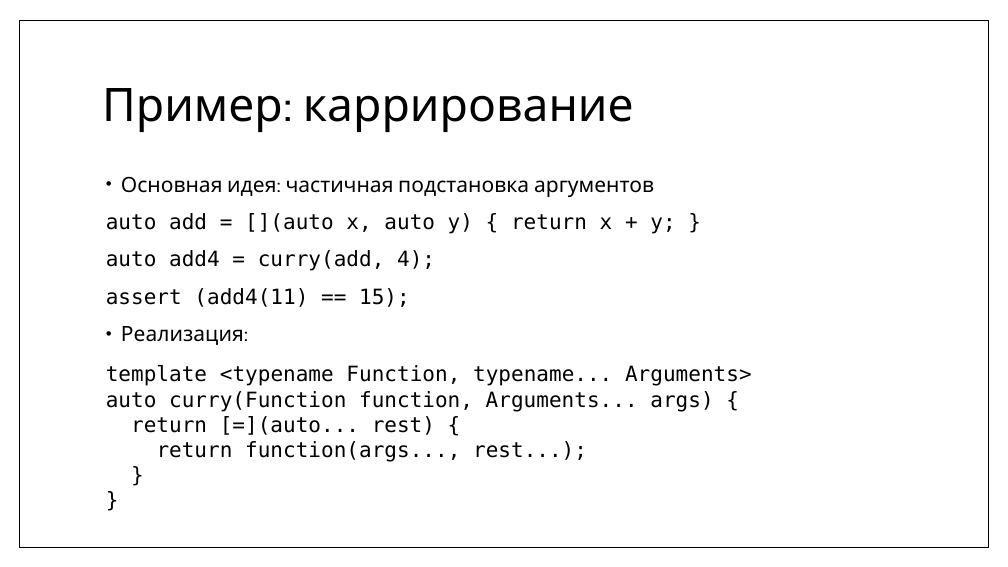
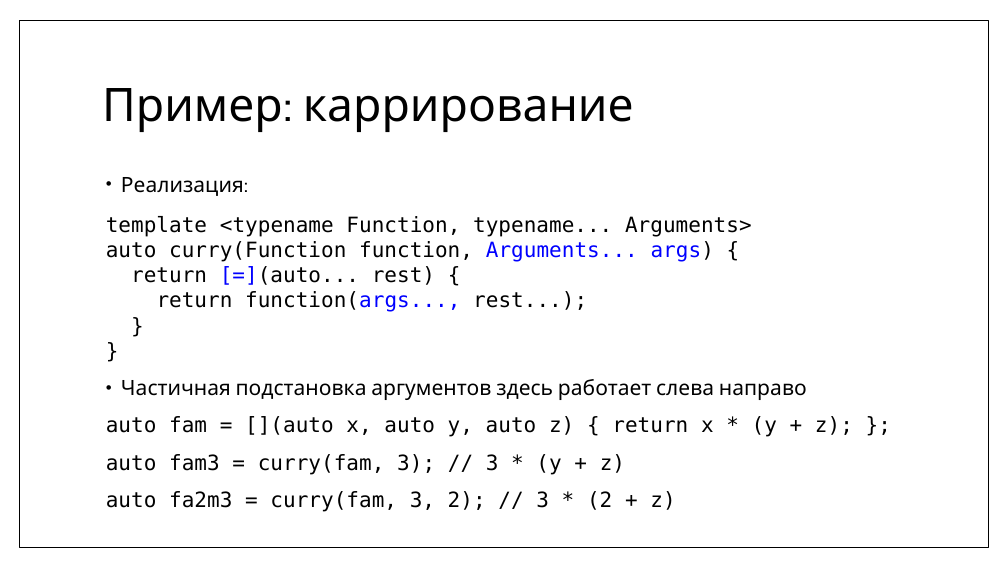
Before and after one commit to MIPT-ILab/cpp-lects-rus, a slide deck: slide 31 of slides/lec2-7-lambdas.pptx (slide 29 before the commit). Drawn at 1008x567 pixels with LibreOffice and Linux fonts; fonts in the diff are those of the drawing. Boxes give left, top, right and bottom in pixels: in the first picture for what was removed or moved away, otherwise in the second. Text is boxed around its words. In the diff, an @@ line names an element or a change of style, - is before the commit and + after.

```diff
--- a/slides/lec2-7-lambdas.pptx
+++ b/slides/lec2-7-lambdas.pptx
@@ text at (106,176,675,307): paragraphs removed @@
-• Основная идея: частичная подстановка аргументов
-auto add = [](auto x, auto y) { return x + y; }
-auto add4 = curry(add, 4);
-assert (add4(11) == 15);
@@ text at (106,216,752,312): text colour #000000 to #0000FF in "Arguments... args) [=](auto... function(args...," @@
@@ text at (106,379,853,512): paragraphs added @@
+• Частичная подстановка аргументов здесь работает слева направо
+auto fam = [](auto x, auto y, auto z) { return x * (y + z); };
+auto fam3 = curry(fam, 3); // 3 * (y + z)
+auto fa2m3 = curry(fam, 3, 2); // 3 * (2 + z)
```
Also in this commit, not shown: 21 other slides changed, 11 slides added, 6 other files.
